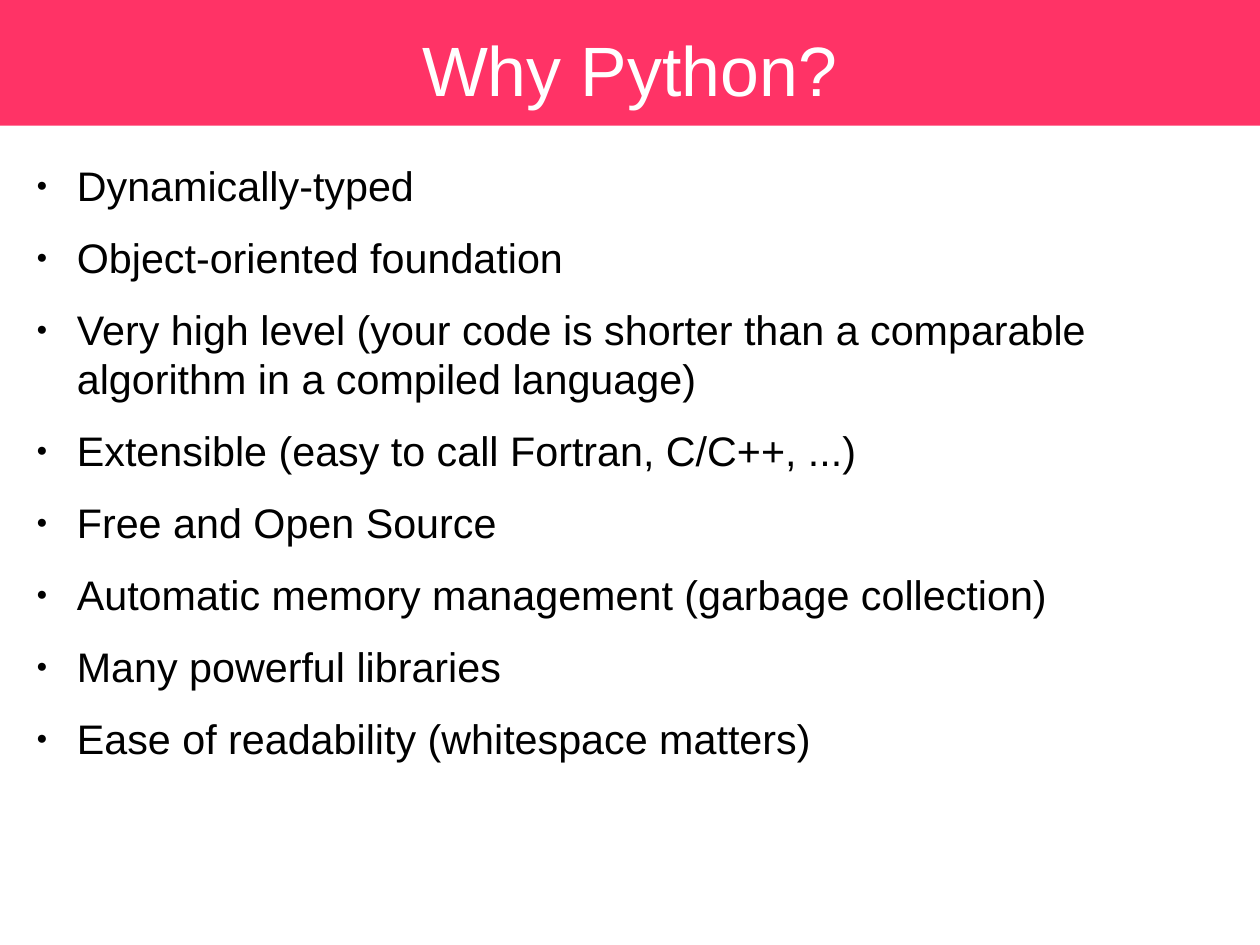
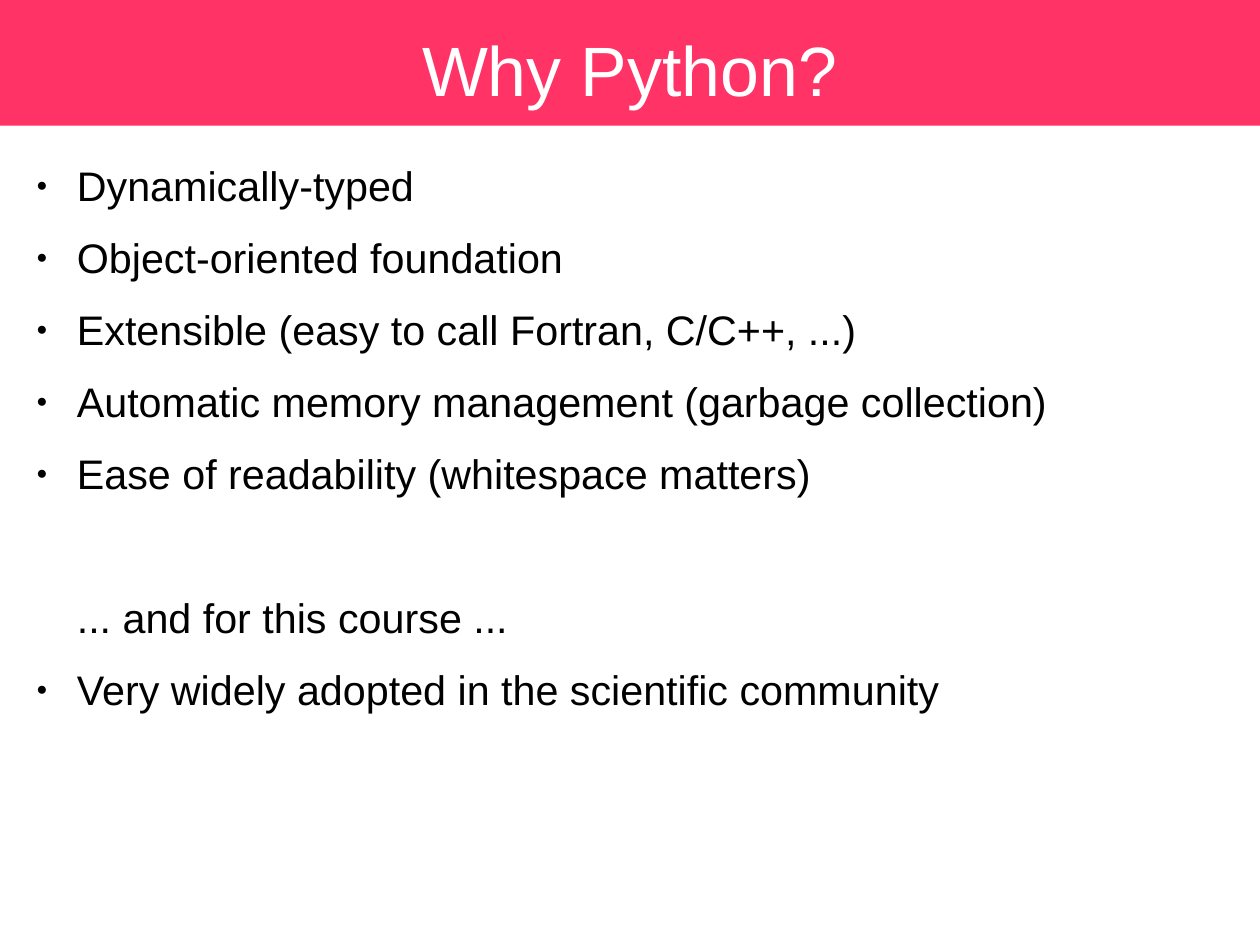
Before and after one commit to sbu-python-class/python-science, a slide deck: slide 4 of lectures/01-python/python.odp (slide 37 before the commit). Drawn at 1260x945 pixels with LibreOffice and Linux fonts; fonts in the diff are those of the drawing. Boxes give left, top, right and bottom in pixels: in the first picture for what was removed or moved away, otherwise in the second. Text is boxed around its words. In the diff, an @@ line names an element or a change of style, - is before the commit and + after.

```diff
--- a/lectures/01-python/python.odp
+++ b/lectures/01-python/python.odp
@@ text at [77,315,1086,402]: paragraph removed @@
-● Very high level (your code is shorter than a comparable algorithm in a compiled language)
@@ text at [77,508,497,546]: paragraph removed @@
-● Free and Open Source
@@ text at [77,603,940,713]: paragraphs added @@
+... and for this course ...
+● Very widely adopted in the scientific community
@@ text at [77,652,501,690]: paragraph removed @@
-● Many powerful libraries
```
Also in this commit, not shown: 8 other slides changed, 9 slides added, 2 slides removed.
